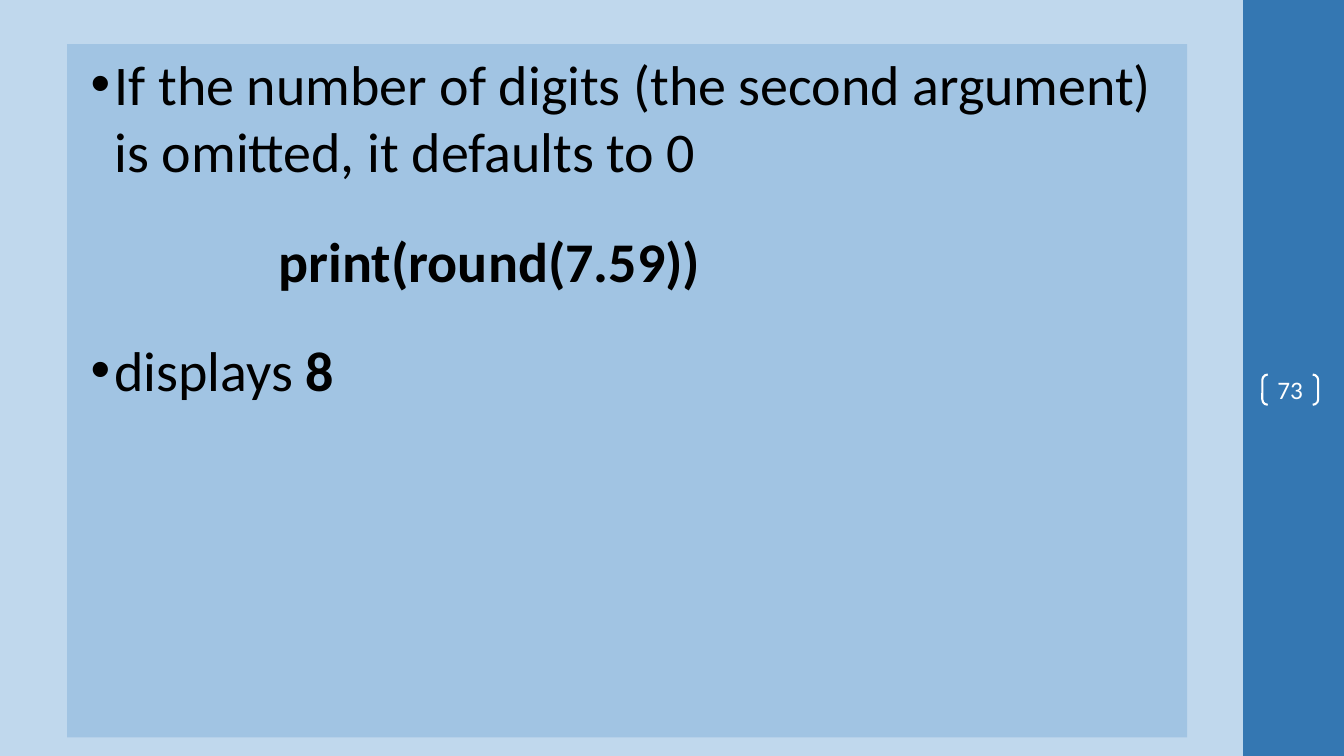
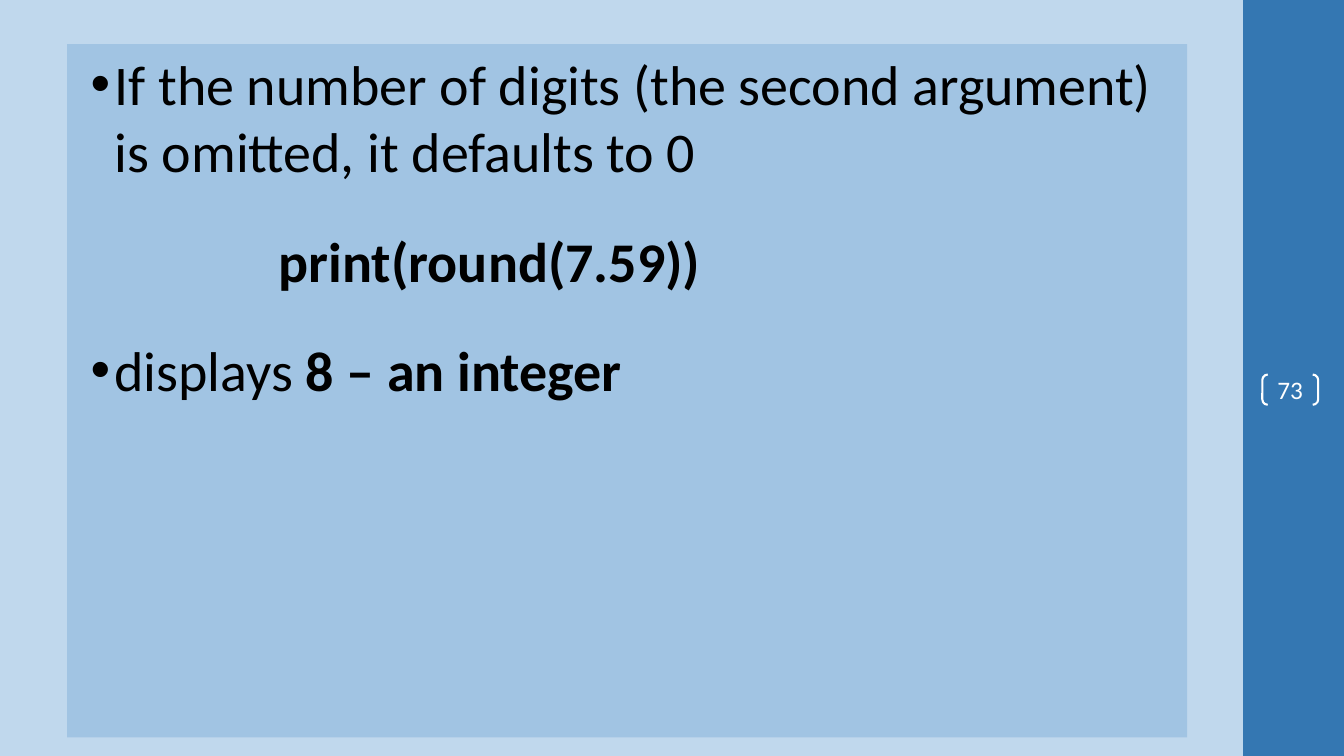
Before and after one commit to ProfSingletary/2023SpringNetworkScripting5Fridays, a slide deck: slide 73 of Day1.pptx. Drawn at 1344x756 pixels with LibreOffice and Linux fonts; fonts in the diff are those of the drawing; background and template pictures are left out. Boxes give left, top, right and bottom in pixels: in the first picture for what was removed or moved away, otherwise in the second. Text is boxed around its words. In the diff, an @@ line names an element or a change of style, - is before the commit and + after.

```diff
--- a/Day1.pptx
+++ b/Day1.pptx
@@ text at [115,351,622,401]: text changed; bold on @@
-• displays 8
+• displays 8 – an integer
```
Also in this commit, not shown: 14 other slides changed, 2 other files.
